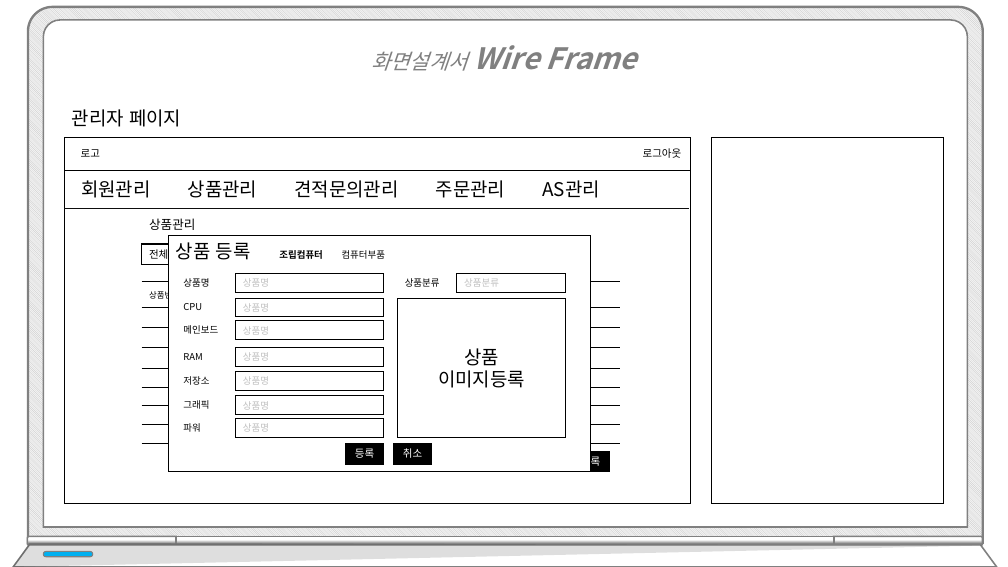
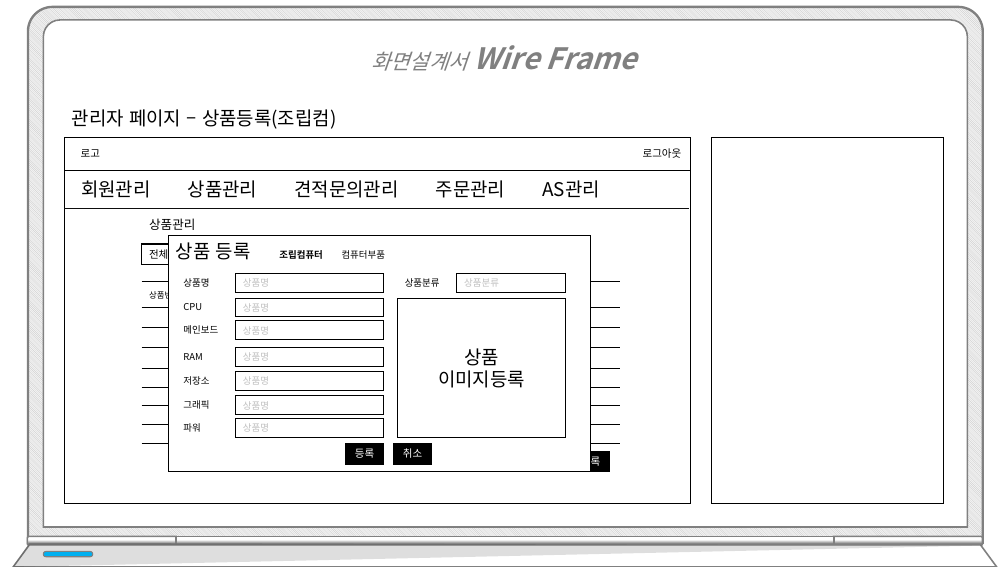
Before and after one commit to hhsw07/ezen-academy-projects, a slide deck: slide 20 of WebContent/jhk/프로젝트5_jhk.pptx. Drawn at 1008x567 pixels with LibreOffice and Linux fonts; fonts in the diff are those of the drawing. Boxes give left, top, right and bottom in pixels: in the first picture for what was removed or moved away, otherwise in the second. Text is boxed around its words. In the diff, an @@ line names an element or a change of style, - is before the commit and + after.

```diff
--- a/WebContent/jhk/프로젝트5_jhk.pptx
+++ b/WebContent/jhk/프로젝트5_jhk.pptx
@@ text at bbox=[72, 109, 337, 129]: text changed @@
-관리자 페이지
+관리자 페이지 – 상품등록(조립컴)
```
Also in this commit, not shown: 6 other slides changed, 2 slides added, 1 other file.
